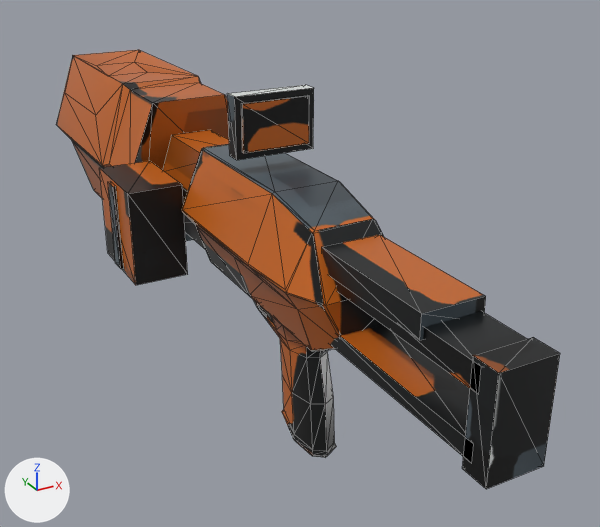
What one commit did to the glTF model deathmatch/weapons/cq/guided_launcher.glb.
Before and after are seen from a camera (50 mm lens) standing at (-0.321, -0.583, 0.389) and looking at (0.059, 0.109, 0.044). Every picture has the same lights, and +X, +Y and +Z are marked at lower left. The older version comes first. Mesh edges are drawn as thin lines. Vertices at exactly the same position are counted once.

The scene before the commit, as lines of its bpy script (objects in view):
```python
me_receiver_001 = bpy.data.meshes.new('Receiver.001')
me_receiver_001.from_pydata(...)  # 368 vertices, 688 faces; spans x -0.077..0.077, y -0.277..0.614, z -0.077..0.239
me_receiver_001.materials.append(mat_guided_launcher_baked)  # picture img_guided_launcher
me_receiver_003 = bpy.data.meshes.new('Receiver.003')
me_receiver_003.from_pydata(...)  # a box spanning x -0.0256..0.0287, y -0.0464..0.0464, z -0.0473..0.0473; a box spanning x -0.0287..-0.0256, y -0.0084..0.0084, z -0.0437..0.0438
me_receiver_003.materials.append(mat_guided_launcher_baked)  # picture img_guided_launcher
ob_guided_launcher = bpy.data.objects.new('guided_launcher', me_receiver_001)
ob_guided_launcher.location = (0.0, 0.0, 0.0)
ob_insertedammo = bpy.data.objects.new('InsertedAmmo', me_receiver_003)
ob_insertedammo.location = (-0.08, 0.189, 0.089)
```
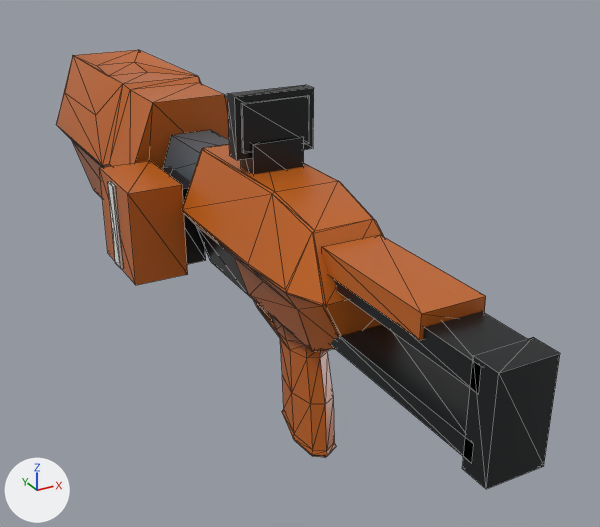
Where the change shows, as pixel boxes [x1, y1, x2, y2] in the pictures (600 x 527 px):
part 1 of me_receiver_001, added
    after: [160, 167, 206, 264]
part 2 of me_receiver_001, added
    after: [241, 137, 304, 174]
part 3 of me_receiver_001, surface changed
    both: [71, 55, 547, 479]
part 4 of me_receiver_003, surface changed (lighter)
    both: [99, 161, 188, 285]

Edits to the bpy script that builds the scene:
```text
Change me_receiver_001:
    used by ob_guided_launcher; location = (0.0, 0.0, 0.0)
    remove me_receiver_001.from_pydata(...)  # 368 vertices, 688 faces; spans x -0.077..0.077, y -0.277..0.614, z -0.077..0.239
    add me_receiver_001.from_pydata(...)  # 384 vertices, 712 faces; spans x -0.077..0.077, y -0.277..0.614, z -0.077..0.239
    me_receiver_001 part 1: a new loose piece, a box spanning x -0.07..-0.028, y 0.151..0.227, z 0.049..0.13, in mat_guided_launcher_baked (picture img_guided_launcher)
    me_receiver_001 part 2: a new loose piece, a box spanning x -0.024..0.024, y 0.039..0.066, z 0.156..0.198, in mat_guided_launcher_baked (picture img_guided_launcher)
    me_receiver_001 part 3: 662 kept faces spanning x -0.077..0.077, y -0.277..0.614, z -0.077..0.239 get new texture (UV) coordinates
Change me_receiver_003:
    where me_receiver_003.from_pydata(...)  # 16 vertices, 24 faces; spans x -0.0287..0.0287, y -0.0464..0.0464, z -0.0473..0.0473
    used by ob_insertedammo; location = (-0.08, 0.189, 0.089)
    me_receiver_003 part 4: texture (UV) coordinates of 24 of 24 faces, centred in x -0.0287..0.0287, y -0.0464..0.0464, z -0.0473..0.0473, changed; they spanned u 0.17..0.98, v 0.15..0.98 and now span u 0.05..0.98, v 0.0..0.96
```
